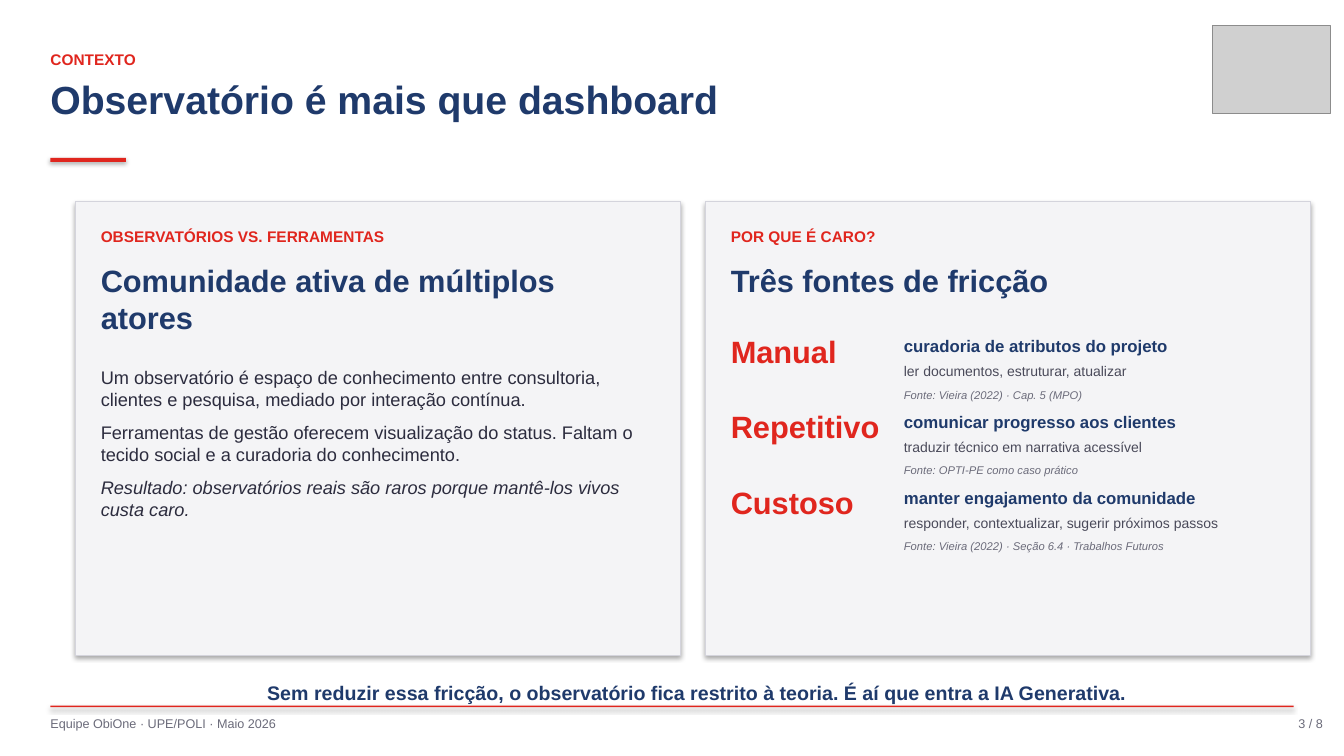
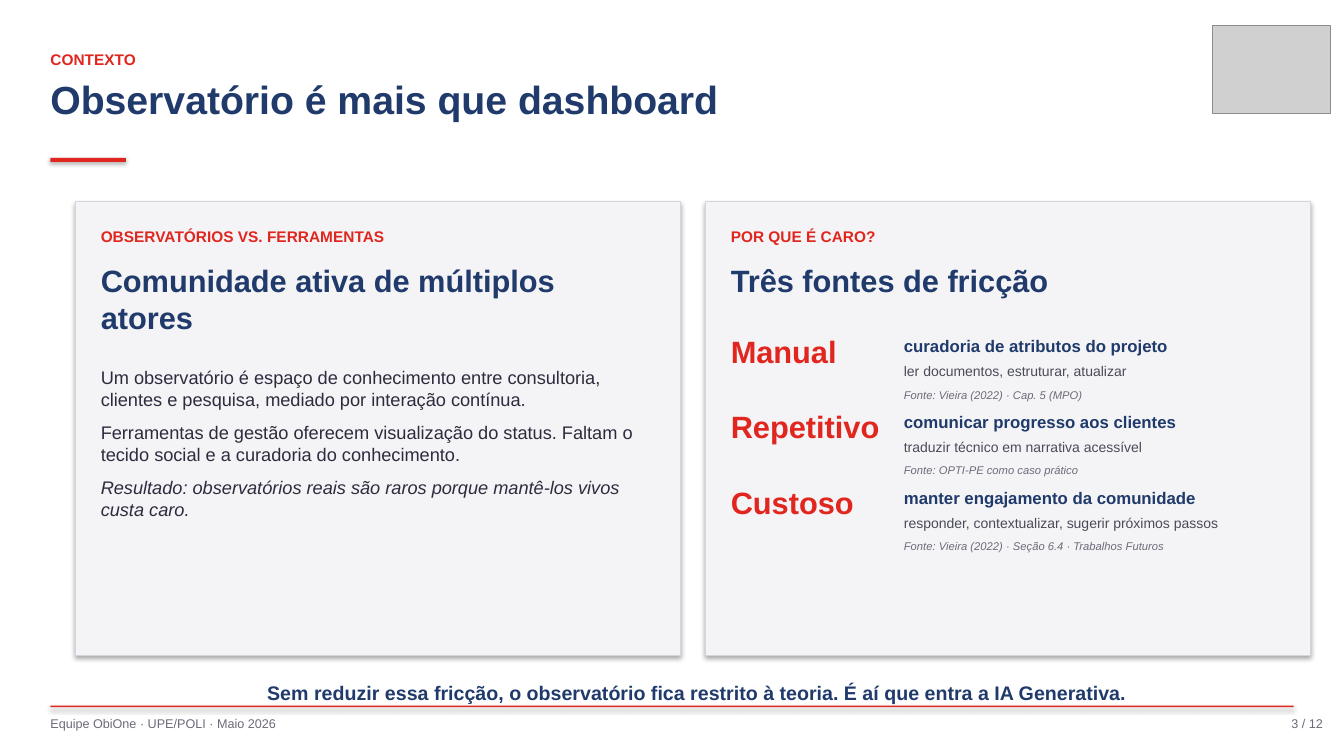
Before and after one commit to raniel90/obione, a slide deck: slide 3 of atividades/apresentacoes/sr1_2026-05-22.pptx. Drawn at 1344x756 pixels with LibreOffice and Linux fonts; fonts in the diff are those of the drawing; grey boxes stand for pictures. Boxes give left, top, right and bottom in pixels: in the first picture for what was removed or moved away, otherwise in the second. Text is boxed around its words. In the diff, an @@ line names an element or a change of style, - is before the commit and + after.

```diff
--- a/atividades/apresentacoes/sr1_2026-05-22.pptx
+++ b/atividades/apresentacoes/sr1_2026-05-22.pptx
@@ text at [1291, 719, 1323, 728]: text changed @@
-3 / 8
+3 / 12
```
Also in this commit, not shown: 5 other slides changed, 4 slides added, 2 other files.
